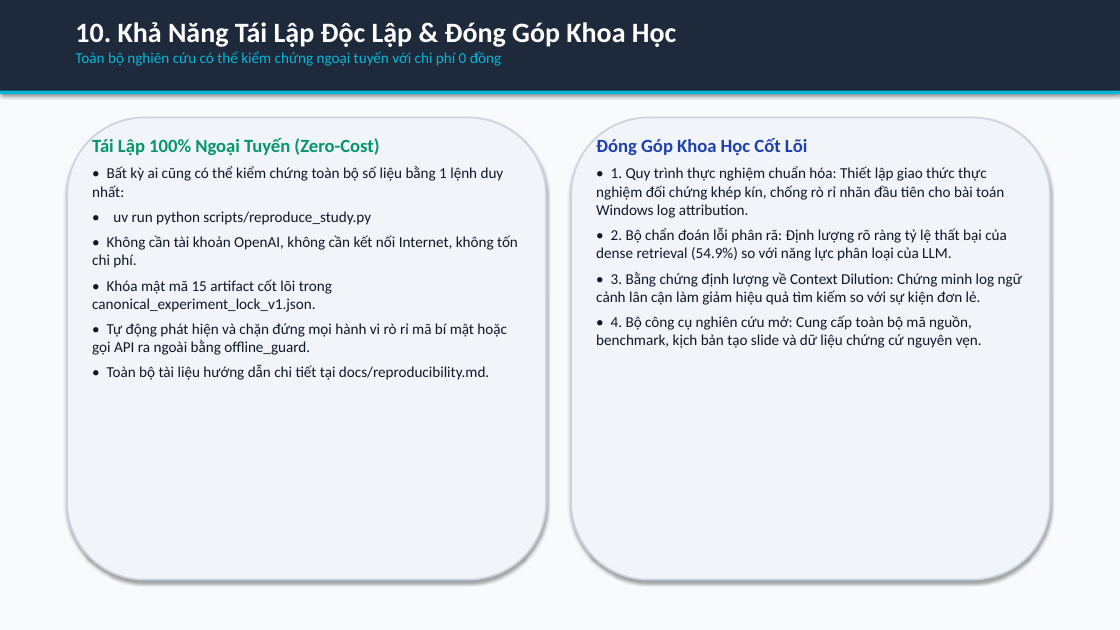
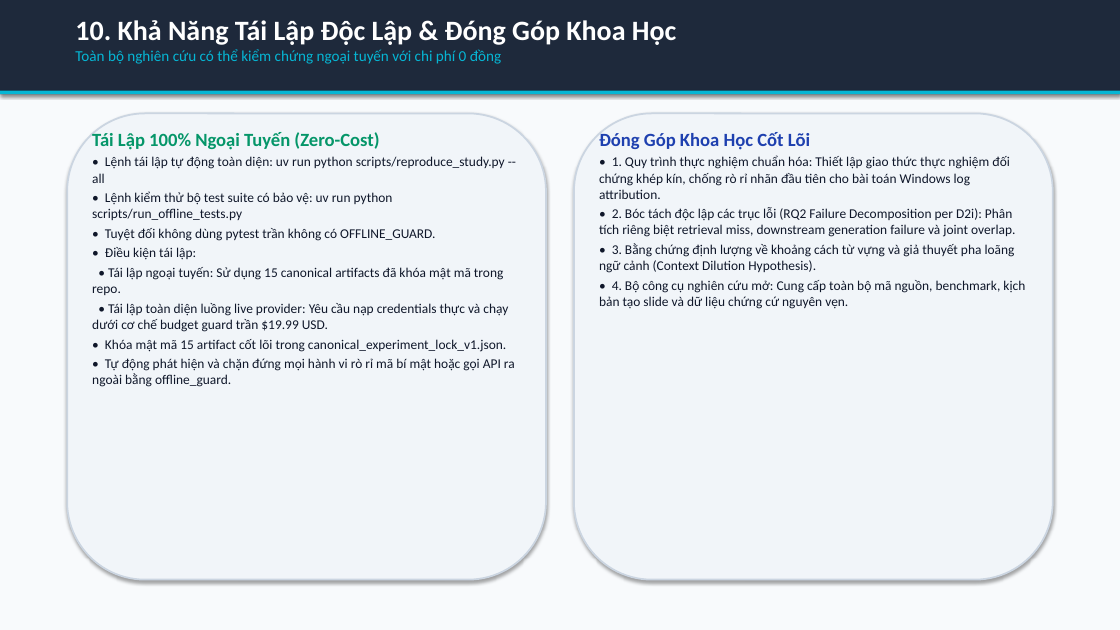
Before and after one commit to habachcp6/RAG2ATTCK, a slide deck: slide 11 of docs/presentation/slides.pptx. Drawn at 1120x630 pixels with LibreOffice and Linux fonts; fonts in the diff are those of the drawing. Boxes give left, top, right and bottom in pixels: in the first picture for what was removed or moved away, otherwise in the second. Text is boxed around its words. In the diff, an @@ line names an element or a change of style, - is before the commit and + after.

```diff
--- a/docs/presentation/slides.pptx
+++ b/docs/presentation/slides.pptx
@@ rounded rectangle: place and size @@
-rounded rectangle at (67,118,546,580)
+rounded rectangle at (67,113,546,580)
@@ rounded rectangle: place and size @@
-rounded rectangle at (571,118,1050,580)
+rounded rectangle at (574,113,1053,580)
@@ text at (92,156,508,332): text changed; size 13 to 11.5 pt @@
-• Bất kỳ ai cũng có thể kiểm chứng toàn bộ số liệu bằng 1 lệnh duy nhất:
-• uv run python scripts/reproduce_study.py
-• Không cần tài khoản OpenAI, không cần kết nối Internet, không tốn chi phí.
+• Lệnh tái lập tự động toàn diện: uv run python scripts/reproduce_study.py --all
+• Lệnh kiểm thử bộ test suite có bảo vệ: uv run python scripts/run_offline_tests.py
+• Tuyệt đối không dùng pytest trần không có OFFLINE_GUARD.
+• Điều kiện tái lập:
+• Tái lập ngoại tuyến: Sử dụng 15 canonical artifacts đã khóa mật mã trong repo.
+• Tái lập toàn diện luồng live provider: Yêu cầu nạp credentials thực và chạy dưới cơ chế budget guard trần $19.99 USD.
@@ text at (599,155,1025,309): size 13 to 11.5 pt in "• 1. Quy trình thực nghiệm chuẩn ...", "• 4. Bộ công cụ nghiên cứu ..."; less space between paragraphs @@
@@ text at (599,207,1015,273): text changed; size 13 to 11.5 pt @@
-• 2. Bộ chẩn đoán lỗi phân rã: Định lượng rõ ràng tỷ lệ thất bại của dense retrieval (54.9%) so với năng lực phân loại của LLM.
-• 3. Bằng chứng định lượng về Context Dilution: Chứng minh log ngữ cảnh lân cận làm giảm hiệu quả tìm kiếm so với sự kiện đơn lẻ.
+• 2. Bóc tách độc lập các trục lỗi (RQ2 Failure Decomposition per D2i): Phân tích riêng biệt retrieval miss, downstream generation failure và joint overlap.
+• 3. Bằng chứng định lượng về khoảng cách từ vựng và giả thuyết pha loãng ngữ cảnh (Context Dilution Hypothesis).
@@ text at (92,339,515,387): size 13 to 11.5 pt in "• Khóa mật mã 15 artifact cốt ...", "• Tự động phát hiện và chặn ..."; less space between paragraphs @@
@@ text at (107,364,489,380): paragraph removed @@
-• Toàn bộ tài liệu hướng dẫn chi tiết tại docs/reproducibility.md.
```
Also in this commit, not shown: 11 other slides changed, 7 other files.
